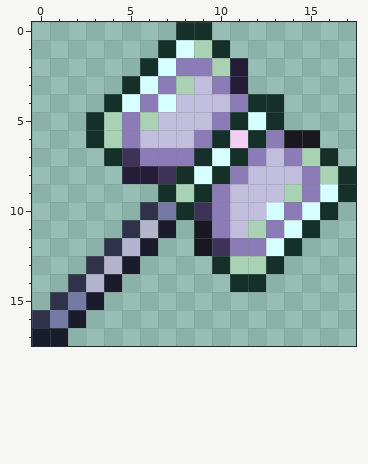
Two states of a pixel-art sprite, Projectiles/Throwing/TitaniumMalletProj.png. This is how it looked before the edit.
The file is 36x36 pixels, drawn in blocks of 2x2; one block is one cell here.
New version:
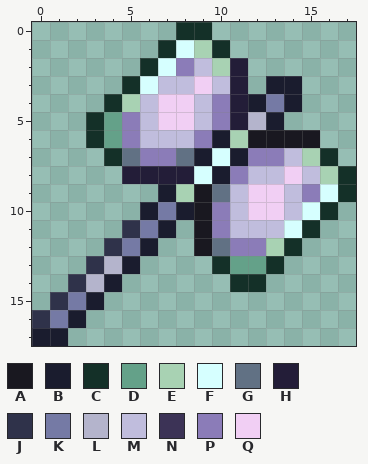
Palette (. is transparent): A #191820  B #1a1c2e  C #143028  D #64a189  E #a8d2b3  F #d6ffff  G #617184  H #231d38  J #2f324a  K #757aa5  L #b4b4cc  M #c0bddd  N #3c3356  P #8b7cb8  Q #f1cff4
From old to new:
The author changed colour C to colour A in row 6 at x 12; in row 9 at x 9.
The author changed colour N to colour A in row 10 at x 9.
The author changed colour P to colour A in row 6 at x 13.
Colour B now appears in row 3 at x 13 to 14; in row 4 at x 14.
The author changed colour C to colour B in row 4 at x 12; in row 5 at x 13; in row 6 at x 10; in row 7 at x 9 and 11; in row 8 at x 10; in row 9 at x 7.
The author changed colour C to colour B in row 10 at x 8.
The author changed colour J to colour B in row 10 at x 6.
The author changed colour E to colour D in rows 5 to 6 at x 4; in row 13 at x 11 to 12.
The author changed colour F to colour E in row 4 at x 5; in row 12 at x 13.
The author changed colour Q to colour E in row 6 at x 11.
The author changed colour N to colour G in row 7 at x 5; in row 12 at x 10.
The author changed colour P to colour G in row 7 at x 8; in row 9 at x 10.
The author changed colour C to colour H in row 5 at x 11; in row 8 at x 8.
The author changed colour N to colour H in row 8 at x 7.
The author changed colour P to colour H in row 4 at x 11.
The author changed colour C to colour K in row 4 at x 13.
The author changed colour L to colour K in row 11 at x 6; in row 12 at x 5.
The author changed colour F to colour L in row 5 at x 12.
The author changed colour E to colour M in row 3 at x 8; in row 5 at x 6; in row 9 at x 14; in row 11 at x 12.
The author changed colour P to colour M in row 2 at x 9; in row 3 at x 7 and 10; in row 4 at x 6; in row 7 at x 14; in row 8 at x 15; in row 10 at x 14.
The author changed colour P to colour M in row 11 at x 13.
The author changed colour M to colour P in row 4 at x 10; in row 7 at x 13.
The author changed colour F to colour Q in row 4 at x 7; in row 10 at x 13.
The author changed colour M to colour Q in row 3 at x 9; in row 4 at x 8; in row 5 at x 7 to 8; in row 8 at x 14; in row 9 at x 12 to 13; in row 10 at x 12.
